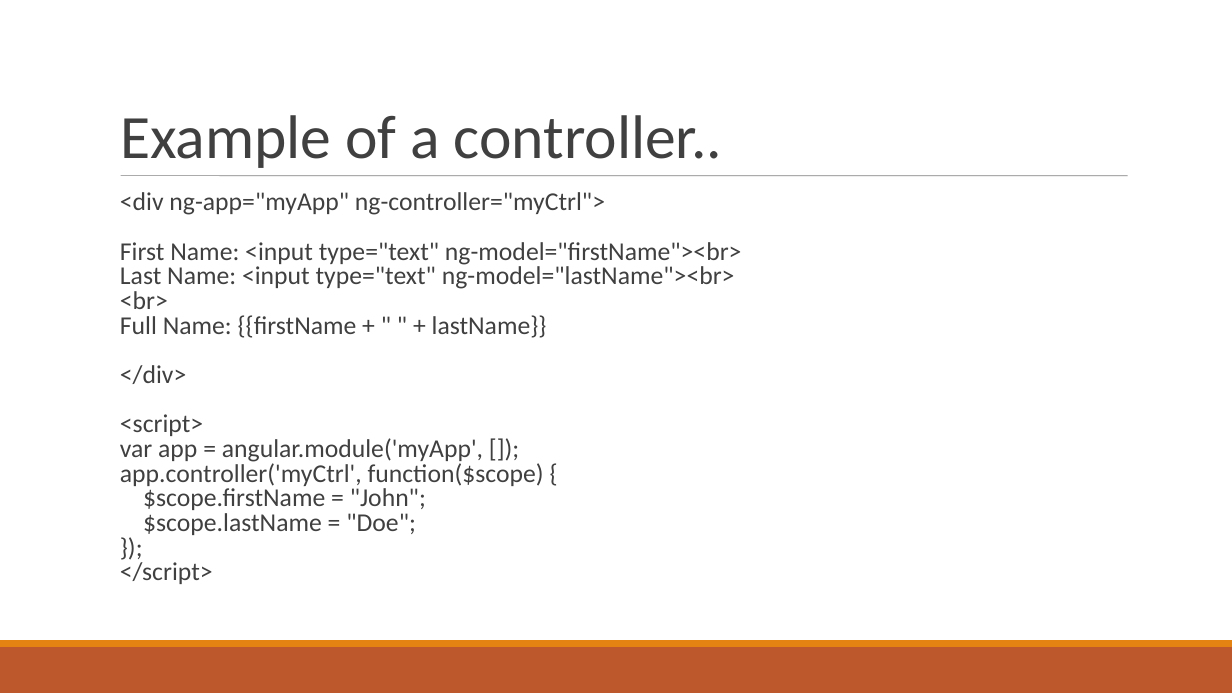
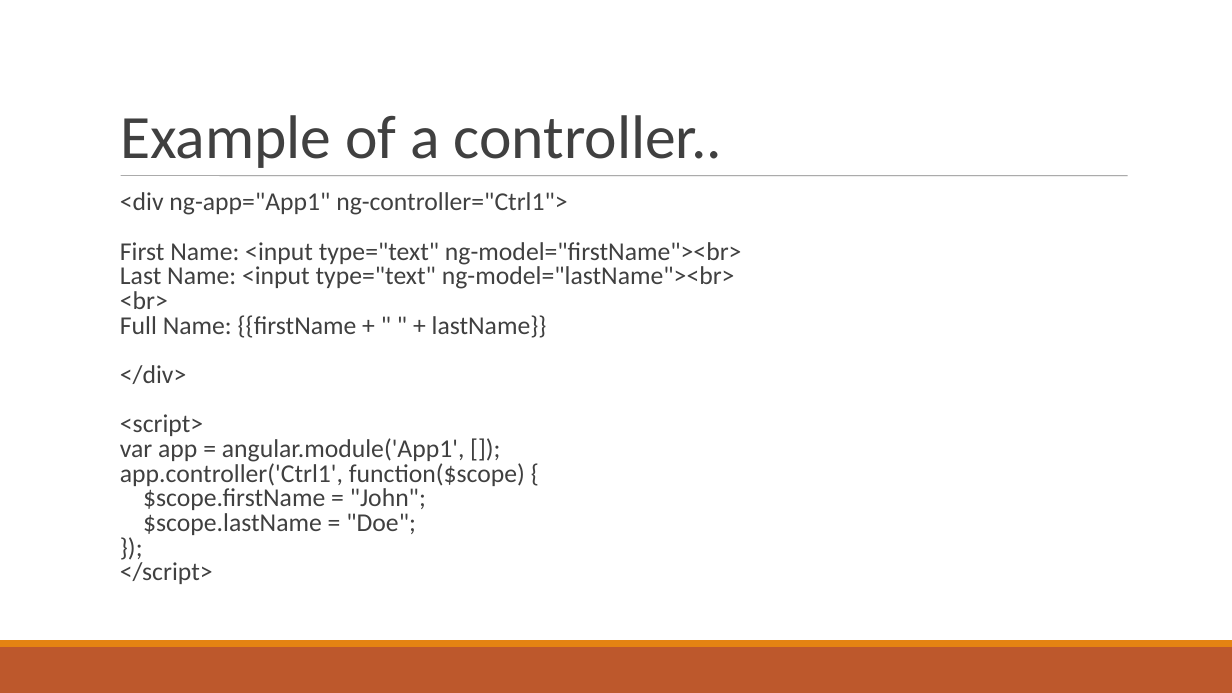
Before and after one commit to AMURTHAInfo/edu, a slide deck: slide 22 of Videos/angular.ppt (slide 19 before the commit). Drawn at 1232x693 pixels with LibreOffice and Linux fonts; fonts in the diff are those of the drawing. Boxes give left, top, right and bottom in pixels: in the first picture for what was removed or moved away, otherwise in the second. Text is boxed around its words. In the diff, an @@ line names an element or a change of style, - is before the commit and + after.

```diff
--- a/Videos/angular.ppt
+++ b/Videos/angular.ppt
@@ text at (x1=120, y1=192, x2=742, y2=584): text changed @@
-  <div ng-app="myApp" ng-controller="myCtrl">
-  First Name: <input type="text" ng-model="firstName"><br>
-  Last Name: <input type="text" ng-model="lastName"><br>
-  <br>
-  Full Name: {{firstName + " " + lastName}}
-  </div>
-  <script>
-  var app = angular.module('myApp', []);
-  app.controller('myCtrl', function($scope) {
-  $scope.firstName = "John";
-  $scope.lastName = "Doe";
-  });
-  </script>
+  <div ng-app="App1" ng-controller="Ctrl1">
+  First Name: <input type="text" ng-model="firstName"><br>
+  Last Name: <input type="text" ng-model="lastName"><br>
+  <br>
+  Full Name: {{firstName + " " + lastName}}
+  </div>
+  <script>
+  var app = angular.module('App1', []);
+  app.controller('Ctrl1', function($scope) {
+  $scope.firstName = "John";
+  $scope.lastName = "Doe";
+  });
+  </script>
```
Also in this commit, not shown: 14 other slides changed, 4 slides added, 3 slides removed, 4 other files.
